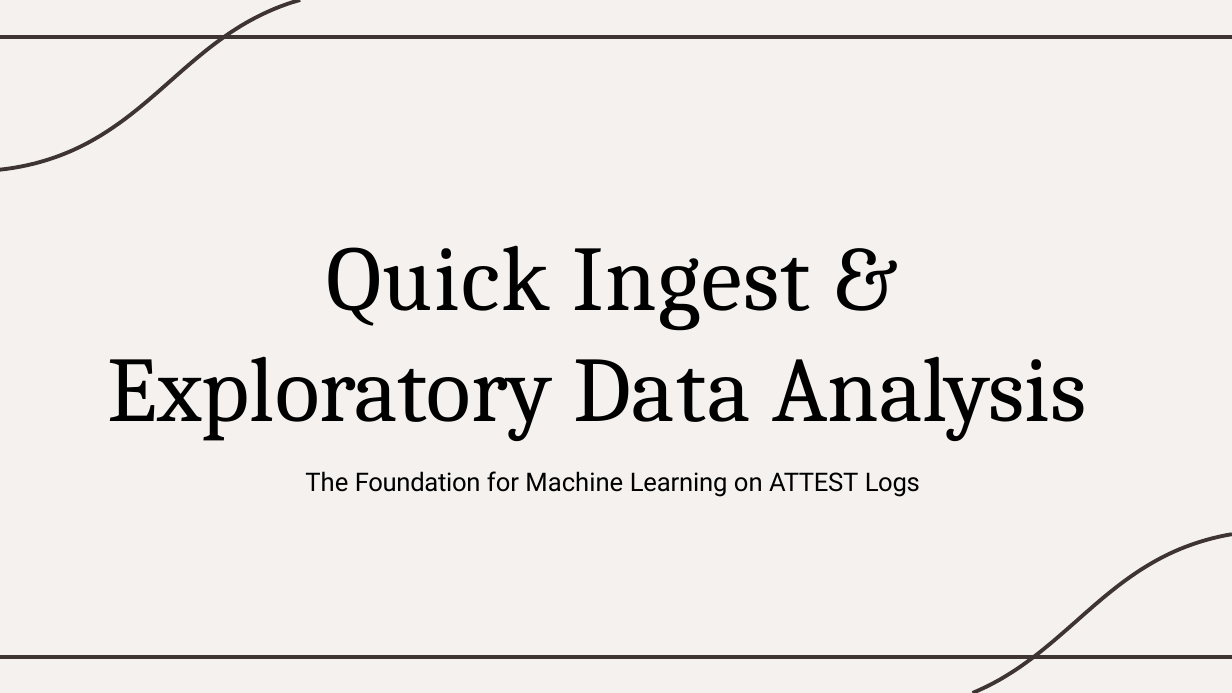
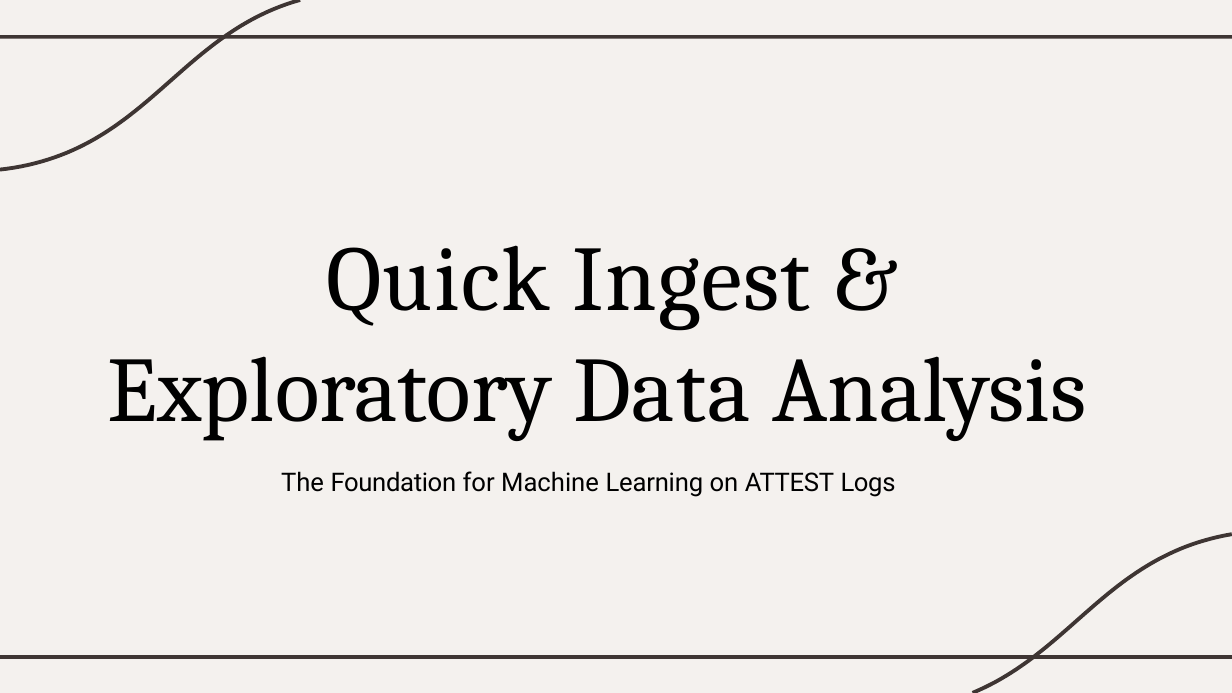
Before and after one commit to HemalathaSuresh-25/EDA-and-Quick-Ingest, a slide deck: slide 1 of reports/Quick Ingest & EDA_task2.pptx. Drawn at 1232x693 pixels with LibreOffice and Linux fonts; fonts in the diff are those of the drawing. Boxes give left, top, right and bottom in pixels: in the first picture for what was removed or moved away, otherwise in the second. Text is boxed around its words. In the diff, an @@ line names an element or a change of style, - is before the commit and + after.

```diff
--- a/reports/Quick Ingest & EDA_task2.pptx
+++ b/reports/Quick Ingest & EDA_task2.pptx
@@ text "The Foundation for Machine Learning ...": place and size @@
-text "The Foundation for Machine Learning ..." at (305,471,920,497)
+text "The Foundation for Machine Learning ..." at (281,471,896,497)
```
Also in this commit, not shown: 1 other slide changed, 12 slides added, 7 slides removed.
